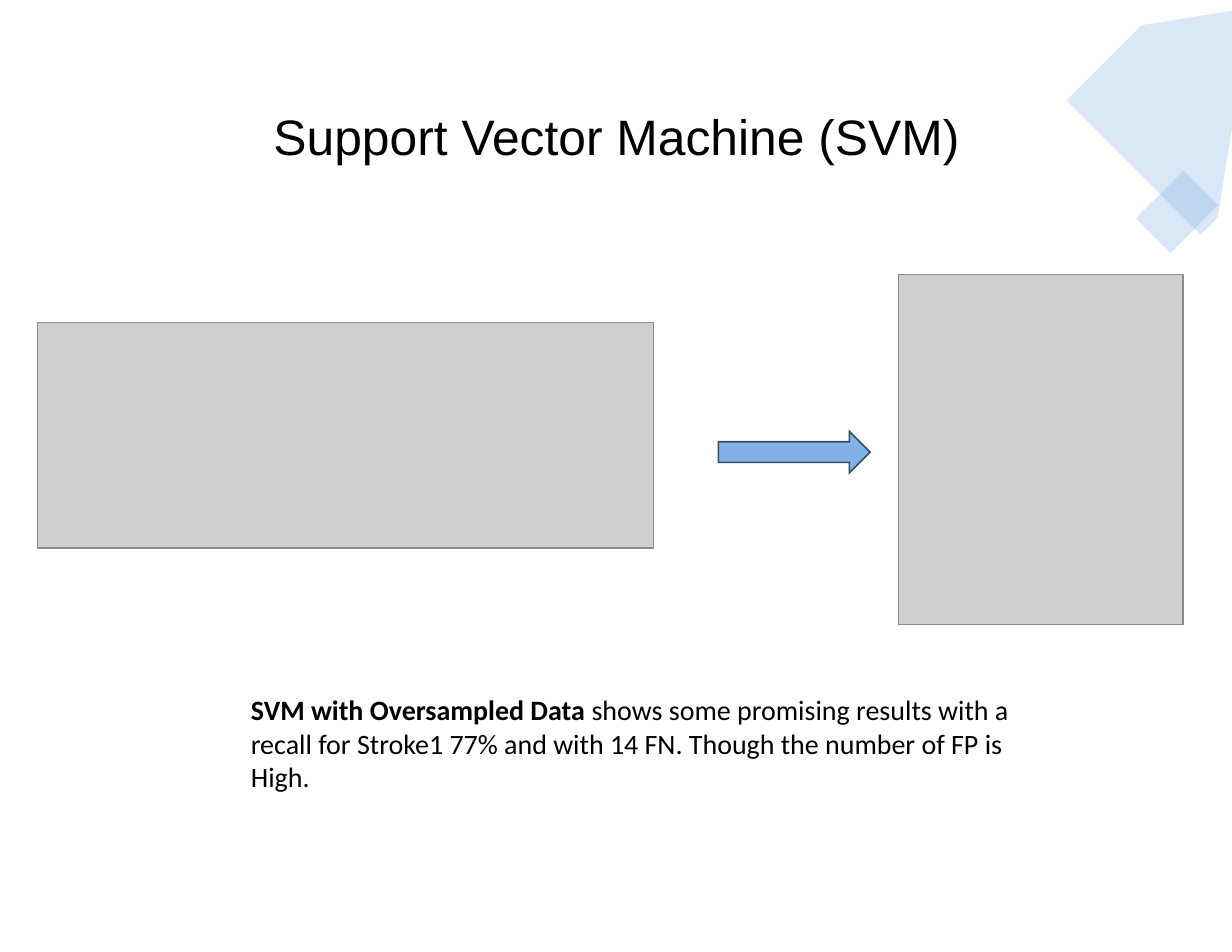
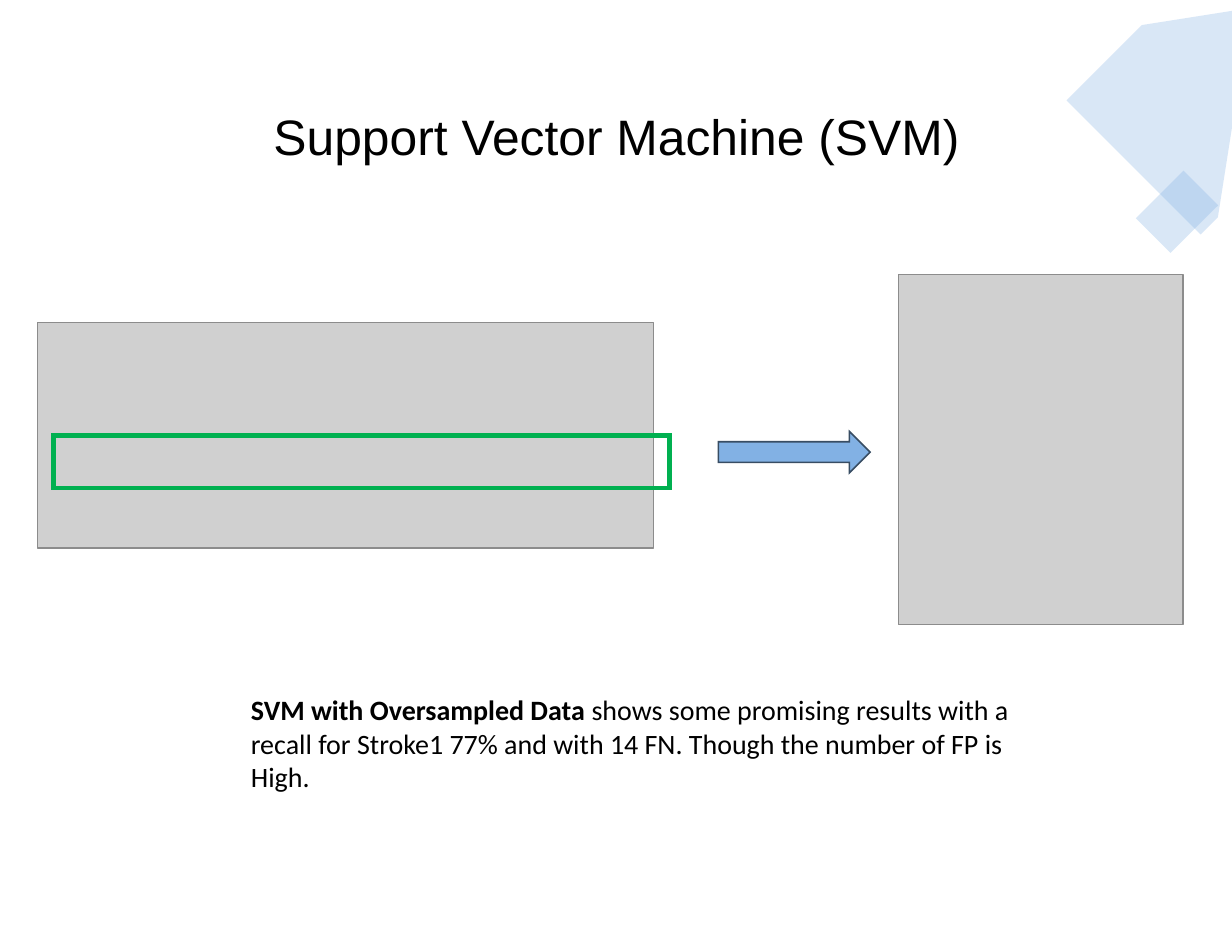
Before and after one commit to jojoalva/Stroke-Project-4, a slide deck: slide 18 of Project4_presentation_final.pptx. Drawn at 1232x952 pixels with LibreOffice and Linux fonts; fonts in the diff are those of the drawing; grey boxes stand for pictures. Boxes give left, top, right and bottom in pixels: in the first picture for what was removed or moved away, otherwise in the second. Text is boxed around its words. In the diff, an @@ line names an element or a change of style, - is before the commit and + after.

```diff
--- a/Project4_presentation_final.pptx
+++ b/Project4_presentation_final.pptx
@@ rectangle added at (54,436,670,488), outline #00B050 3 pt @@
```
Also in this commit, not shown: 2 other slides changed.
